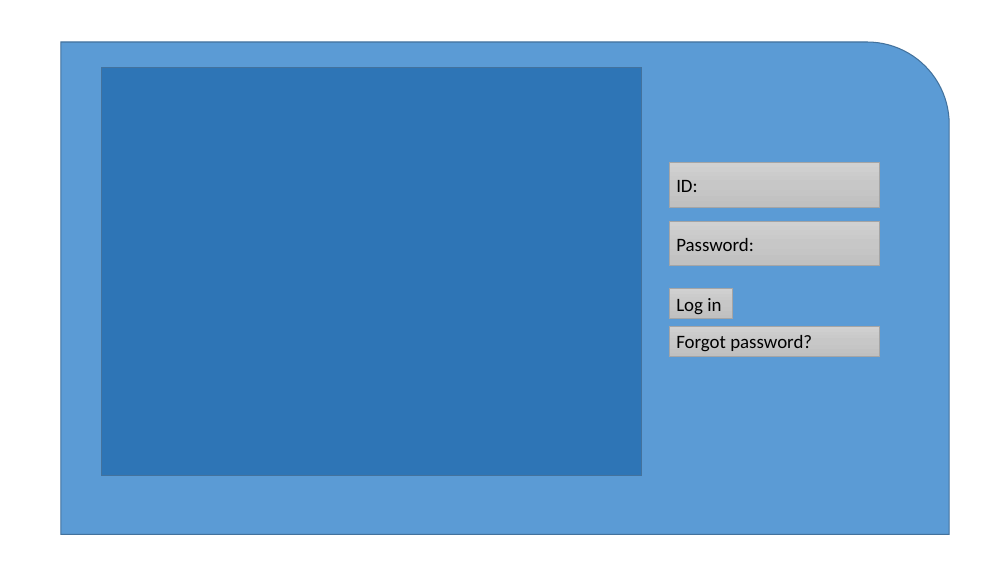
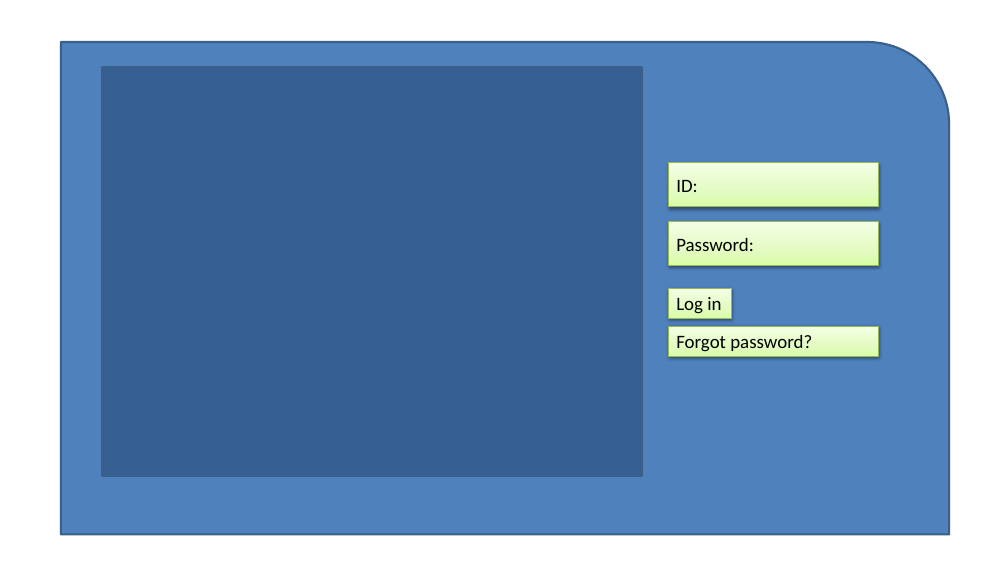
Before and after one commit to beatboxdave/Group-Project---Tasker-Group-10-, a slide deck: slide 1 of updateTask/updateTask.pptx. Drawn at 1008x567 pixels with LibreOffice and Linux fonts; fonts in the diff are those of the drawing. Boxes give left, top, right and bottom in pixels: in the first picture for what was removed or moved away, otherwise in the second. Text is boxed around its words. In the diff, an @@ line names an element or a change of style, - is before the commit and + after.

```diff
--- a/updateTask/updateTask.pptx
+++ b/updateTask/updateTask.pptx
@@ round rect at (x1=61, y1=42, x2=950, y2=535): fill #5B9BD5 to #4F81BD; outline #43739E 1 pt to #3A5F8C 2 pt; proportions changed @@
@@ rectangle at (x1=102, y1=67, x2=642, y2=476): fill #2E75B6 to #376092; outline #43739E 1 pt to #3A5F8C 2 pt @@
@@ fill gradient #D2D2D2 to #C8C8C8 to #C0C0C0 to gradient #DAFDA7 to #E4FCC2 to #F5FFE7; outline #A5A5A5 0.5 pt to #98B955 0.75 pt; shadow on in 4 elements at (x1=669, y1=163, x2=879, y2=206), (x1=669, y1=222, x2=879, y2=265), (x1=669, y1=288, x2=732, y2=318), (x1=669, y1=326, x2=879, y2=356) @@
```
Also in this commit, not shown: 8 other slides changed, 4 other files.
